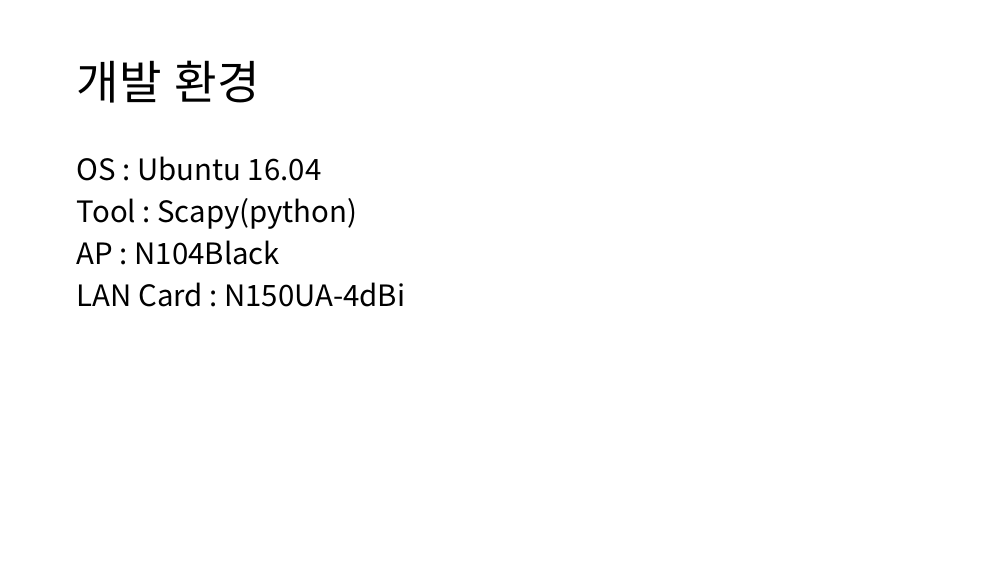
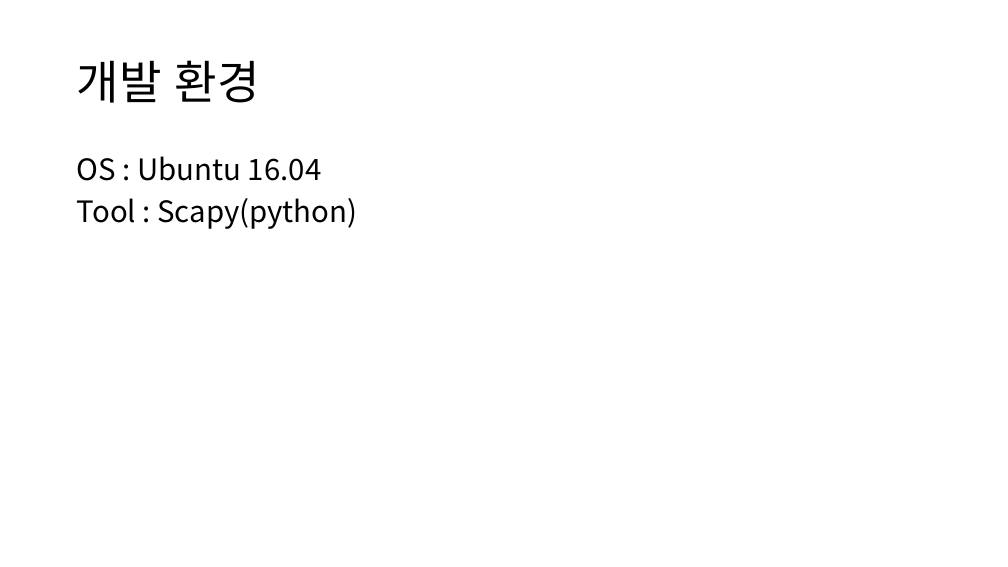
Before and after one commit to gunwooKim-Korea/network-fuzzer, a slide deck: slide 36 of networkfuzzer/Network fuzzer.pptx (slide 37 before the commit). Drawn at 1008x567 pixels with LibreOffice and Linux fonts; fonts in the diff are those of the drawing. Boxes give left, top, right and bottom in pixels: in the first picture for what was removed or moved away, otherwise in the second. Text is boxed around its words. In the diff, an @@ line names an element or a change of style, - is before the commit and + after.

```diff
--- a/networkfuzzer/Network fuzzer.pptx
+++ b/networkfuzzer/Network fuzzer.pptx
@@ text at (77,240,405,307): paragraphs removed @@
-AP : N104Black
-LAN Card : N150UA-4dBi
```
Also in this commit, not shown: 2 other slides changed, 6 slides added, 5 slides removed.
